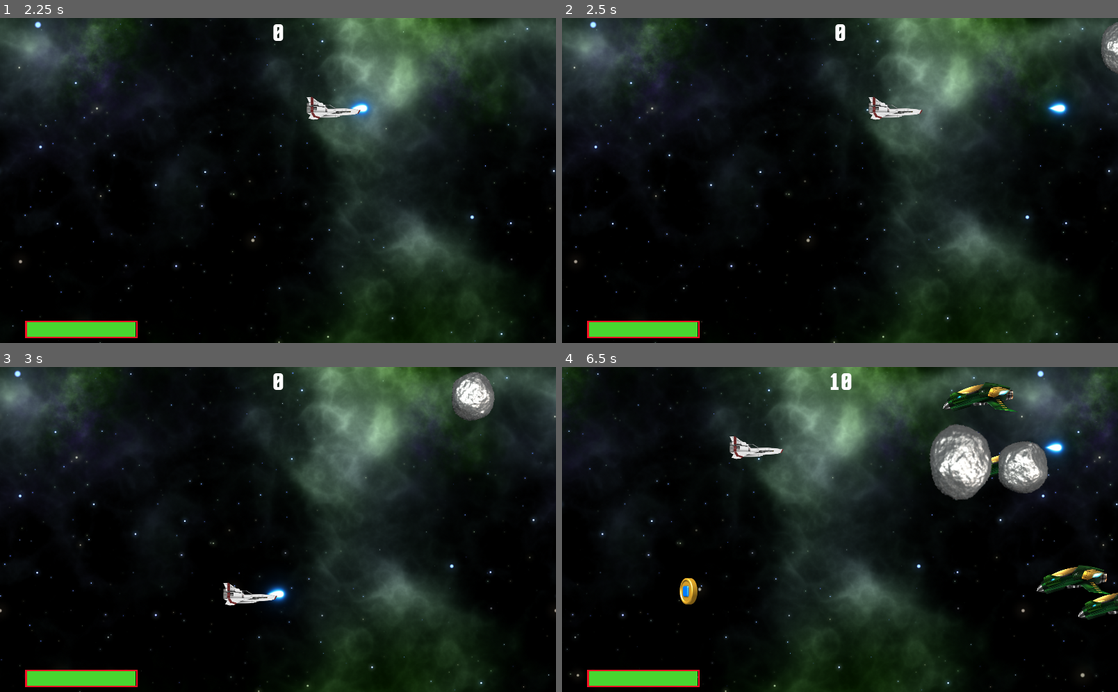
Above: before the commit, frames 1-4 (two rows, left to right).
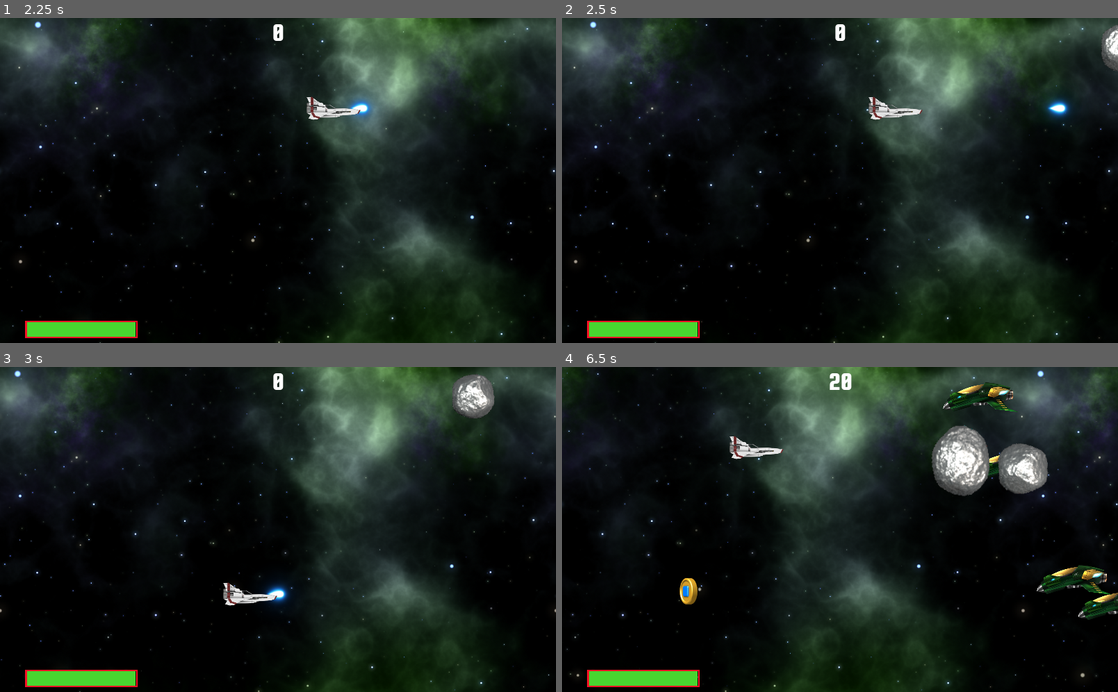
Above: after the commit, the same moments.

Repository: andreaszdw/test-godot
Game: Godot game, scene res://Main.tscn
Same seed, same stepped clock (60 frames per second), same inputs: the game is played once before the commit and once after it.
Inputs (mouse positions are in pixels of both pictures, inside the frame that each line leads up to):
- Up to frame 1 (2.25 s): move the mouse to (400, 164) at 0.52 s; click (400, 164) at 0.67 s; move the mouse to (166, 196) at 1.27 s; click (166, 196) at 1.42 s; move the mouse to (333, 109) at 2.02 s; click (333, 109) at 2.17 s
- Up to frame 2 (2.5 s): no input
- Up to frame 3 (3 s): move the mouse to (250, 594) at 2.77 s; click (250, 594) at 2.92 s
- Up to frame 4 (6.5 s): move the mouse to (1006, 578) at 3.52 s; click (1006, 578) at 3.67 s; move the mouse to (673, 480) at 4.27 s; click (673, 480) at 4.42 s; move the mouse to (867, 529) at 5.02 s; click (867, 529) at 5.17 s; move the mouse to (756, 448) at 5.77 s; click (756, 448) at 5.92 s

Frame 1 is identical in both runs. In frame 2, 0.2% of the frame differs, in the area x 97-100%, y 1-18%; in frame 3, 0.5%; in frame 4, 2.2%, in the area x 48-92%, y 1-42%.
Error before the commit: Invalid call to function 'hitted' in base 'RigidBody2D (Asteroid.gd)'. Expected 2 arguments. (res://bullets/Bullet1.gd:12)

Commit message:
corrections

Diff:
--- a/sidefighter/Asteroid.gd
+++ b/sidefighter/Asteroid.gd
@@ -1,14 +1,14 @@
 extends RigidBody2D
 
-var realLife = 0
-var groundLife = 100
-var startLife = 0
+var energy = 100
+var value = 100
+var ground = 100
 
 func _physics_process(delta):
 	pass
 
 func init(v):
-	startLife = groundLife * v
+	value = ground * v
 	scale(v)
 	var velocity = Vector2(360, 0)
 	set_linear_velocity(velocity.rotated(3.14159) / v)
@@ -20,16 +20,16 @@
 	$AnimatedSprite.scale.y = s
 	$CollisionShape2D.scale.x = s
 	$CollisionShape2D.scale.y = s
-	realLife = groundLife * s
+	energy = ground * s
 
 func _on_VisibilityNotifier2D_screen_exited():
 	queue_free()
 
-func hitted(h, type):
-	realLife -= h
-	if type != "ship":
-		$"../HUD".addScore(h)
-	scale(realLife/groundLife)
-	if realLife <= 10:
-		$"../HUD".addScore(startLife)
+func hitted(object):
+	energy -= object.energy
+	if object.id != "player":
+		$"../HUD".addScore(object.energy)
+	scale(energy/ground)
+	if energy <= 20:
+		$"../HUD".addScore(value)
 		queue_free()
--- a/sidefighter/Asteroid.tscn
+++ b/sidefighter/Asteroid.tscn
@@ -169,7 +169,7 @@
 
 [node name="AnimatedSprite" type="AnimatedSprite" parent="."]
 frames = SubResource( 31 )
-frame = 16
+frame = 18
 playing = true
 
 [node name="CollisionShape2D" type="CollisionShape2D" parent="."]
